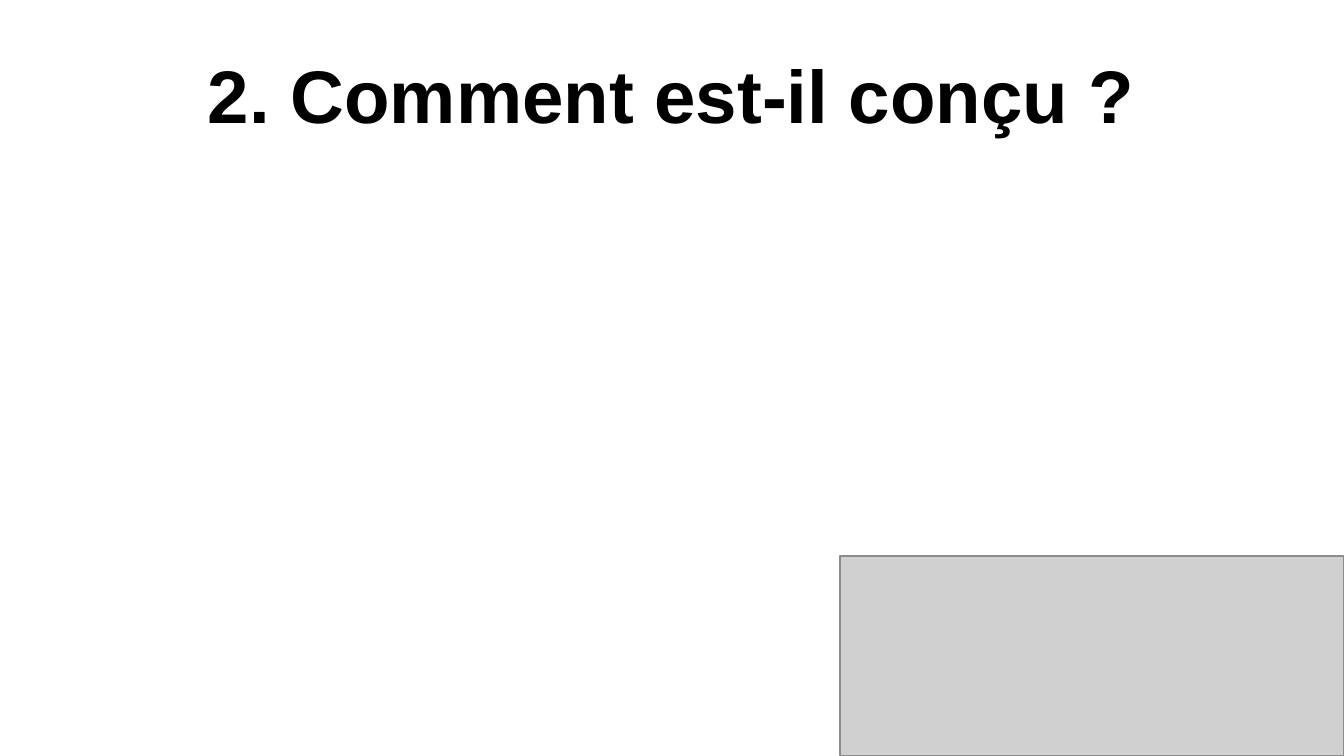
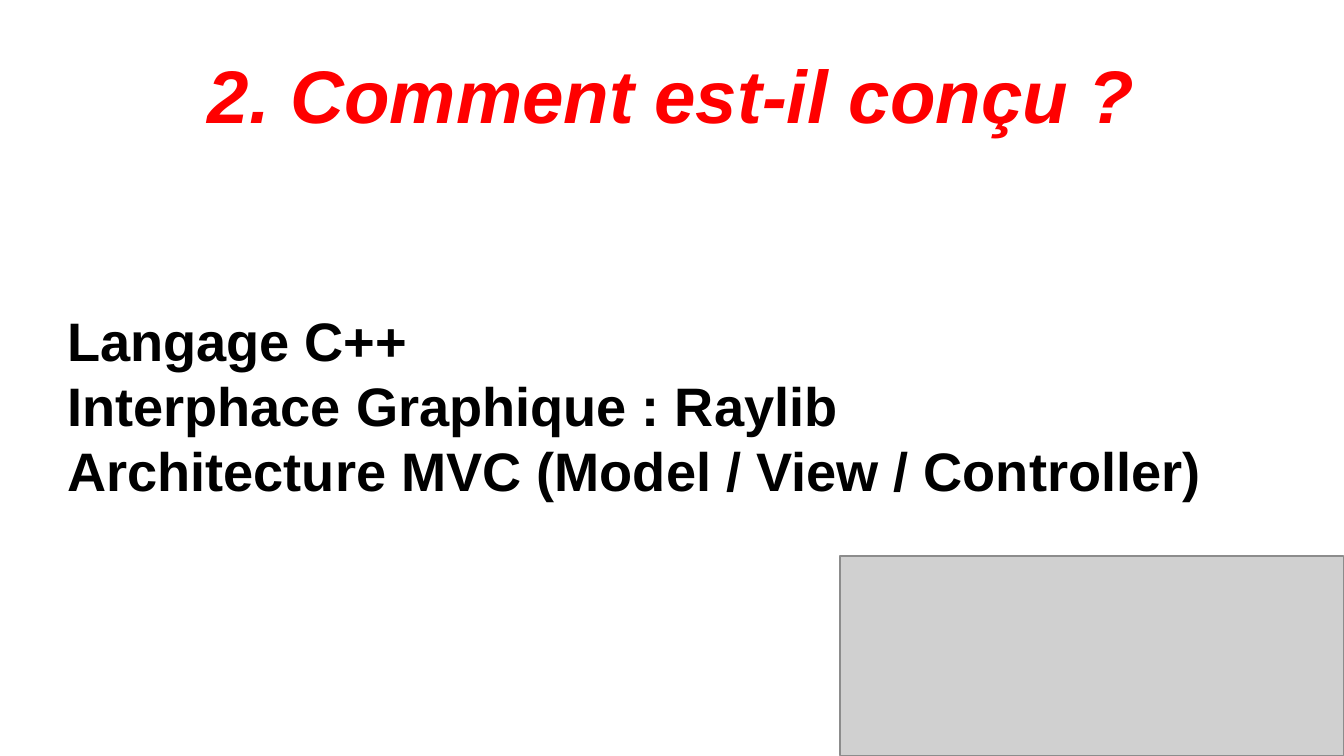
Before and after one commit to Noahrng/Projet_IA_Chess, a slide deck: slide 4 of diapo/projetIACHESS.odp. Drawn at 1344x756 pixels with LibreOffice and Linux fonts; fonts in the diff are those of the drawing; grey boxes stand for pictures. Boxes give left, top, right and bottom in pixels: in the first picture for what was removed or moved away, otherwise in the second. Text is boxed around its words. In the diff, an @@ line names an element or a change of style, - is before the commit and + after.

```diff
--- a/diapo/projetIACHESS.odp
+++ b/diapo/projetIACHESS.odp
@@ title "2. Comment est-il conçu ?" at [208,69,1068,137]: text colour #000000 to #FF0000, italic on @@
@@ subtitle added at [67,323,1201,500], 32 pt, text #000000, bold @@
+Langage C++
+Interphace Graphique : Raylib
+Architecture MVC (Model / View / Controller)
```
Also in this commit, not shown: 5 other slides changed, 1 other file.
